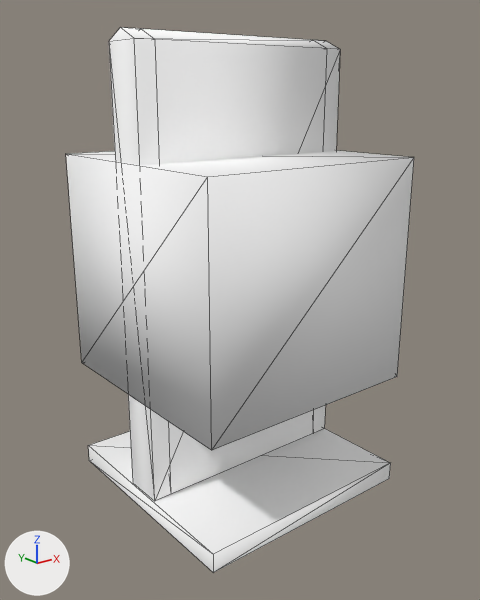
Renders of the glTF model public/3d/item/model__item__shop.ofs_3269_0/3269IMIG04_03.gltf from each side of a commit.
One viewpoint serves both versions: a camera (50 mm lens) standing at (-0.954, -1.21, 0.948) and looking at (-0.003, -0.021, 0.472). The axes (+X, +Y, +Z) are drawn at lower left. The lights are the same throughout. The first picture is the older version. Mesh edges are drawn as thin lines.

Before the edit, the objects in view are built like this:
```python
mat_imig04_03_0 = principled_material('imig04_03_0')
mat_imig04_03_0.base_color = (1.0, 1.0, 1.0)  # white #ffffff
mat_imig04_03_0.roughness = 1.0
mat_imig04_03_1 = principled_material('imig04_03_1')
mat_imig04_03_1.base_color = (1.0, 1.0, 1.0)  # white #ffffff
mat_imig04_03_1.roughness = 1.0
me_3269imig04_03 = bpy.data.meshes.new('3269IMIG04_03')
me_3269imig04_03.from_pydata(...)  # 56 vertices, 66 faces; spans x -0.281..0.281, y -0.281..0.281, z 0.0..1.065
# faces by material slot: [50, 8, 8]
me_3269imig04_03.materials.append(mat_imig04_03_0)  # white #ffffff
me_3269imig04_03.materials.append(mat_imig04_03_1)  # white #ffffff
me_3269imig04_03.materials.append(mat_imig04_03_2)  # white #ffffff
ob_3269imig04_03 = bpy.data.objects.new('3269IMIG04_03', me_3269imig04_03)
ob_3269imig04_03.location = (0.0, 0.0, 0.0)
```
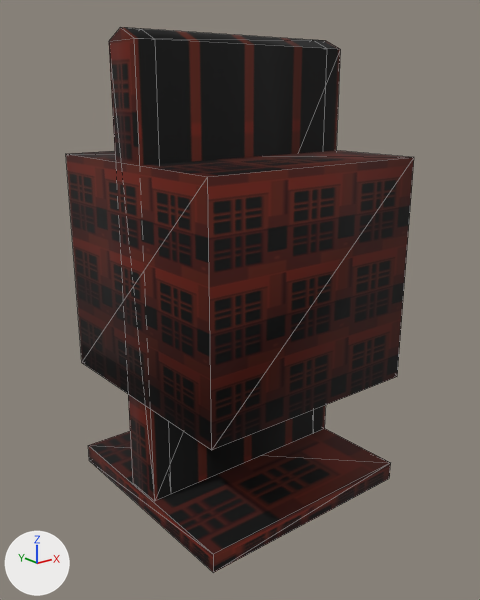
Changed parts and their boxes [x1, y1, x2, y2] in the pictures (480 x 600 px):
'3269IMIG04_03', surface changed (darker)
    both: [66, 27, 414, 573]

What the commit changed:
Picture 'imig04_03_1' (img_imig04_03_1) is new.
Picture 'imig04_03_0' (img_imig04_03_0) is new.
In material 'imig04_03_0' (mat_imig04_03_0), base_color is no longer (1.0, 1.0, 1.0), white #ffffff.
In material 'imig04_03_0' (mat_imig04_03_0), texture is now set to img_imig04_03_0.
In material 'imig04_03_1' (mat_imig04_03_1), base_color is no longer (1.0, 1.0, 1.0), white #ffffff.
In material 'imig04_03_1' (mat_imig04_03_1), texture is now set to img_imig04_03_1.
